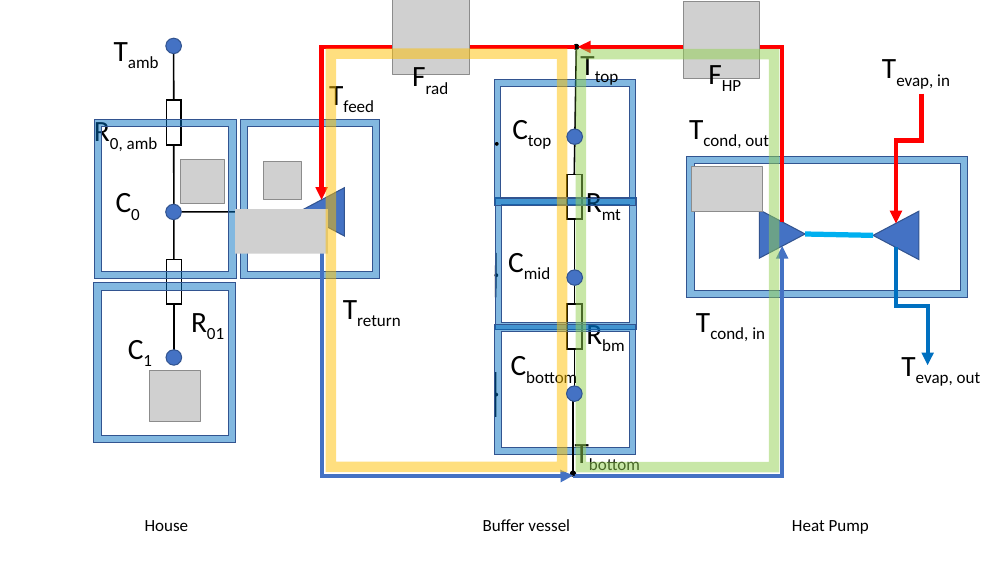
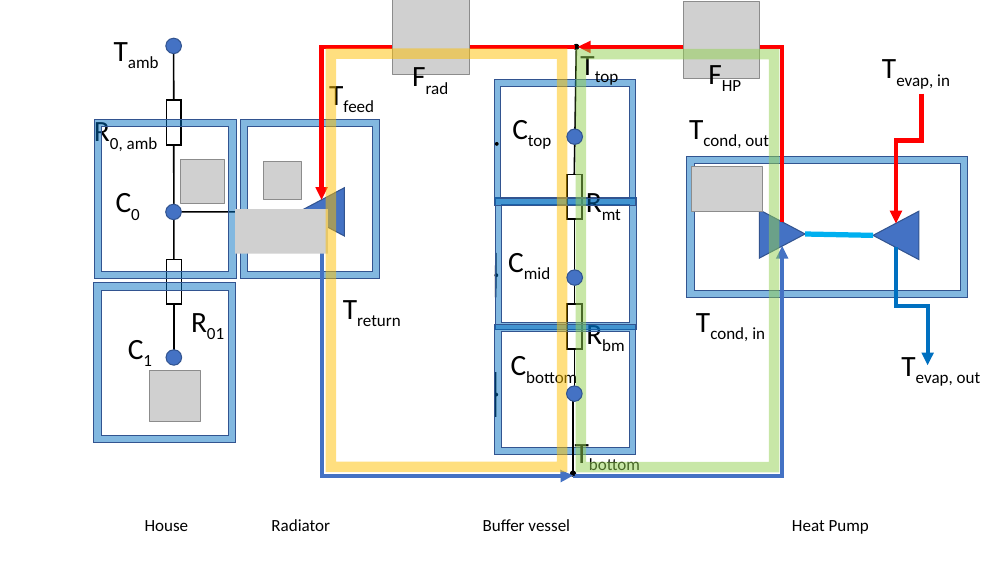
Before and after one commit to hancse/twozone_housemodel, a slide deck: slide 21 of Documentation/House_model_References/Pictures/New Microsoft PowerPoint Presentation_merge.pptx. Drawn at 1008x567 pixels with LibreOffice and Linux fonts; fonts in the diff are those of the drawing; grey boxes stand for pictures. Boxes give left, top, right and bottom in pixels: in the first picture for what was removed or moved away, otherwise in the second. Text is boxed around its words. In the diff, an @@ line names an element or a change of style, - is before the commit and + after.

```diff
--- a/Documentation/House_model_References/Pictures/New Microsoft PowerPoint Presentation_merge.pptx
+++ b/Documentation/House_model_References/Pictures/New Microsoft PowerPoint Presentation_merge.pptx
@@ text added at box(271, 519, 330, 531), 28 pt, text #000000 @@
+Radiator
```
Also in this commit, not shown: 1 slide added.
